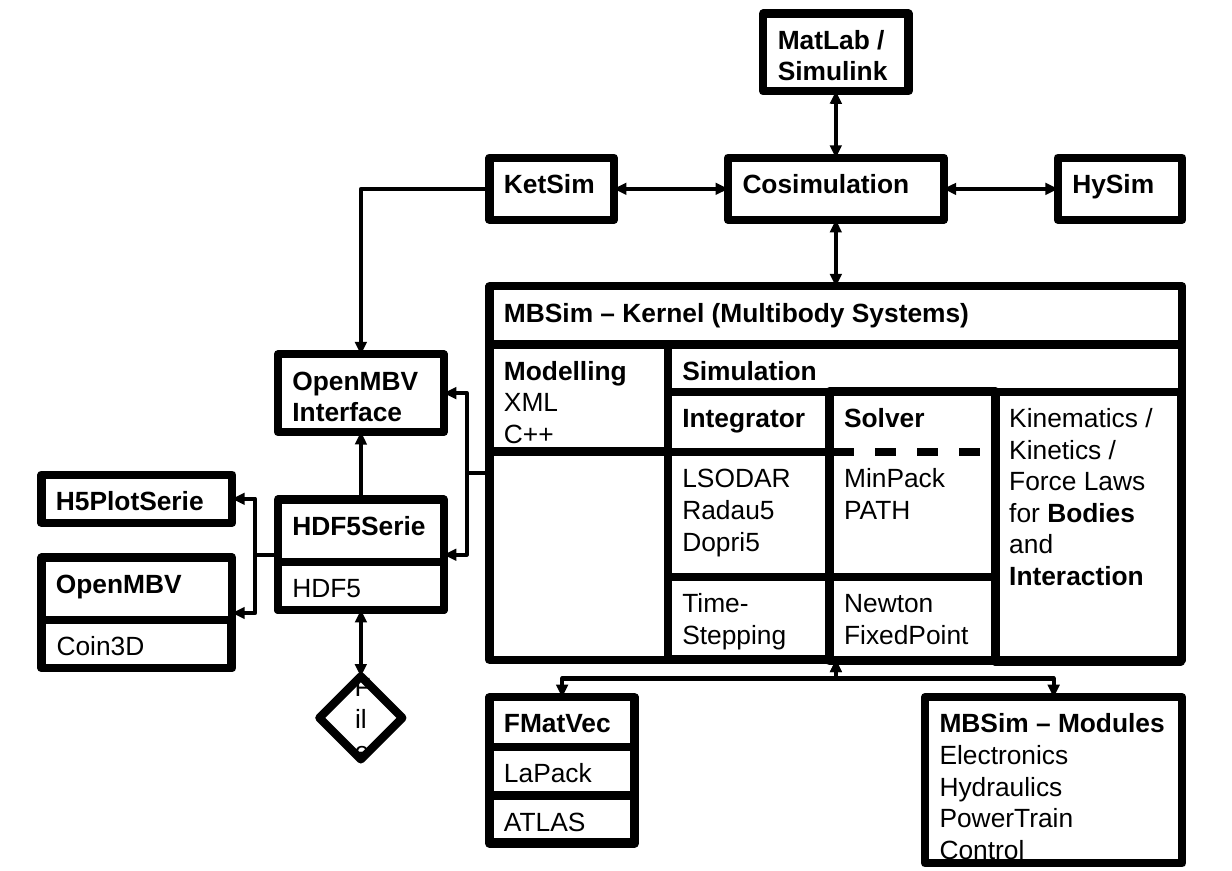
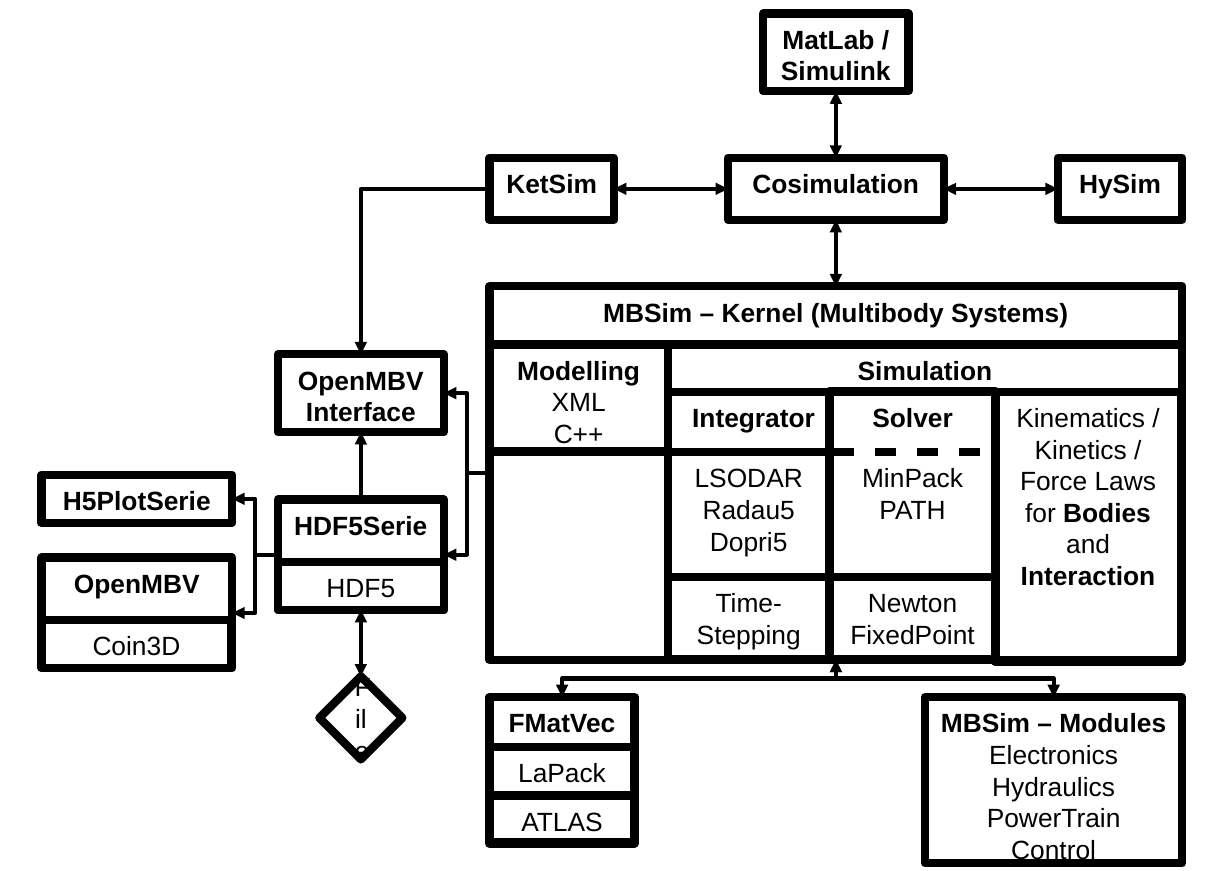
Before and after one commit to mbsim-env/mbsim, a slide deck: slide 2 of trunk/tutorial/CDR/mbsim_embedding.odp. Drawn at 1232x871 pixels with LibreOffice and Linux fonts; fonts in the diff are those of the drawing. Boxes give left, top, right and bottom in pixels: in the first picture for what was removed or moved away, otherwise in the second. Text is boxed around its words. In the diff, an @@ line names an element or a change of style, - is before the commit and + after.

```diff
--- a/trunk/tutorial/CDR/mbsim_embedding.odp
+++ b/trunk/tutorial/CDR/mbsim_embedding.odp
@@ rectangle "Integrator" at box(668, 392, 830, 660): alignment left to right @@
@@ alignment left to centre in 23 elements at box(490, 287, 1182, 660), box(490, 697, 635, 842), box(490, 747, 635, 796), box(490, 796, 635, 844), box(278, 500, 444, 610), box(41, 558, 232, 668), box(42, 620, 231, 668), box(490, 345, 668, 452), box(668, 345, 1182, 660), box(925, 697, 1182, 863), box(763, 14, 908, 92), box(728, 158, 944, 220), box(278, 562, 444, 610), box(668, 452, 830, 576), box(829, 576, 995, 660), box(668, 576, 830, 660), box(995, 392, 1181, 662), box(829, 452, 995, 576), box(278, 354, 444, 432), box(41, 474, 232, 523), box(1058, 158, 1182, 220), box(490, 158, 614, 220), box(829, 392, 995, 660) @@
```
Also in this commit, not shown: 2 other files.
